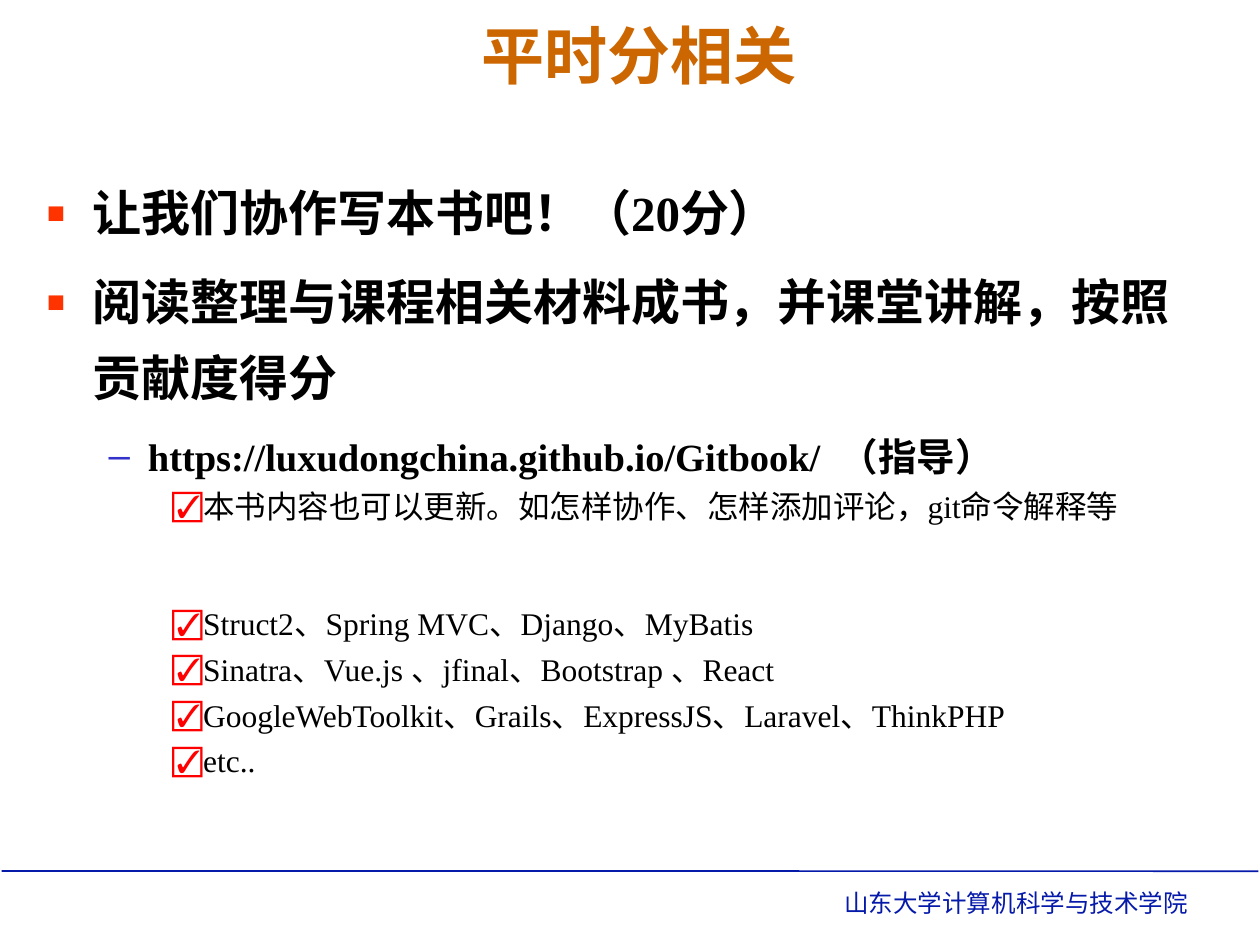
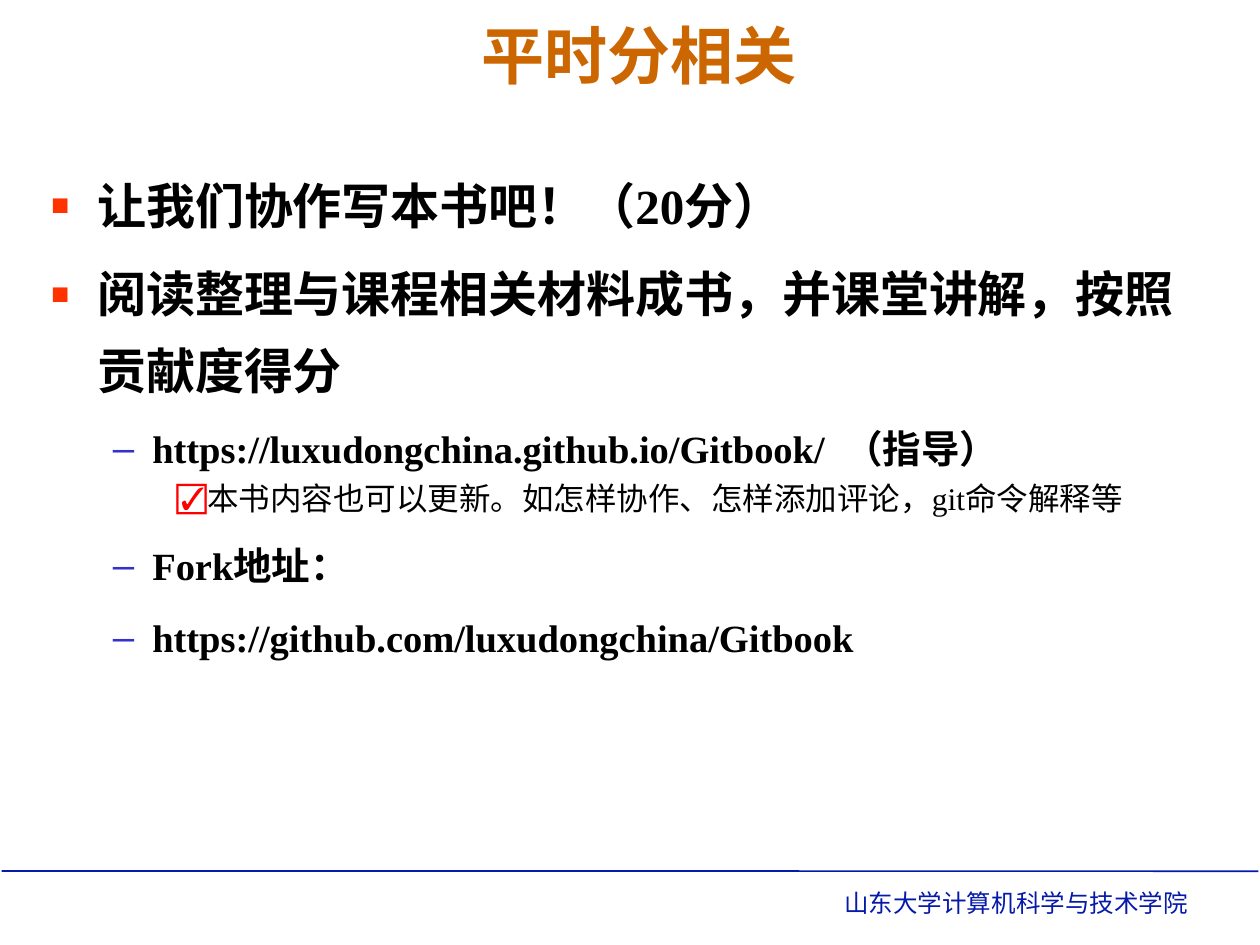
Before and after one commit to luxudongchina/middleware, a slide deck: slide 6 of ppt/2019第一章 概述.ppt. Drawn at 1260x945 pixels with LibreOffice and Linux fonts; fonts in the diff are those of the drawing; background and template pictures are left out. Boxes give left, top, right and bottom in pixels: in the first picture for what was removed or moved away, otherwise in the second. Text is boxed around its words. In the diff, an @@ line names an element or a change of style, - is before the commit and + after.

```diff
--- a/ppt/2019第一章 概述.ppt
+++ b/ppt/2019第一章 概述.ppt
@@ text "让我们协作写本书吧！（20分）": place and size @@
-text "让我们协作写本书吧！（20分）" at (93,189,1170,773)
+text "让我们协作写本书吧！（20分）" at (97,182,1174,661)
@@ text at (152,551,853,661): text changed; size 18 to 22 pt; bold on @@
-    ☑ Struct2、Spring MVC、Django、MyBatis
-    ☑ Sinatra、Vue.js 、jfinal、Bootstrap 、React
-    ☑ GoogleWebToolkit、Grails、ExpressJS、Laravel、ThinkPHP
-    ☑ etc..
+  – Fork地址：
+  – https://github.com/luxudongchina/Gitbook
```
Also in this commit, not shown: 3 other slides changed, 1 slide added.
